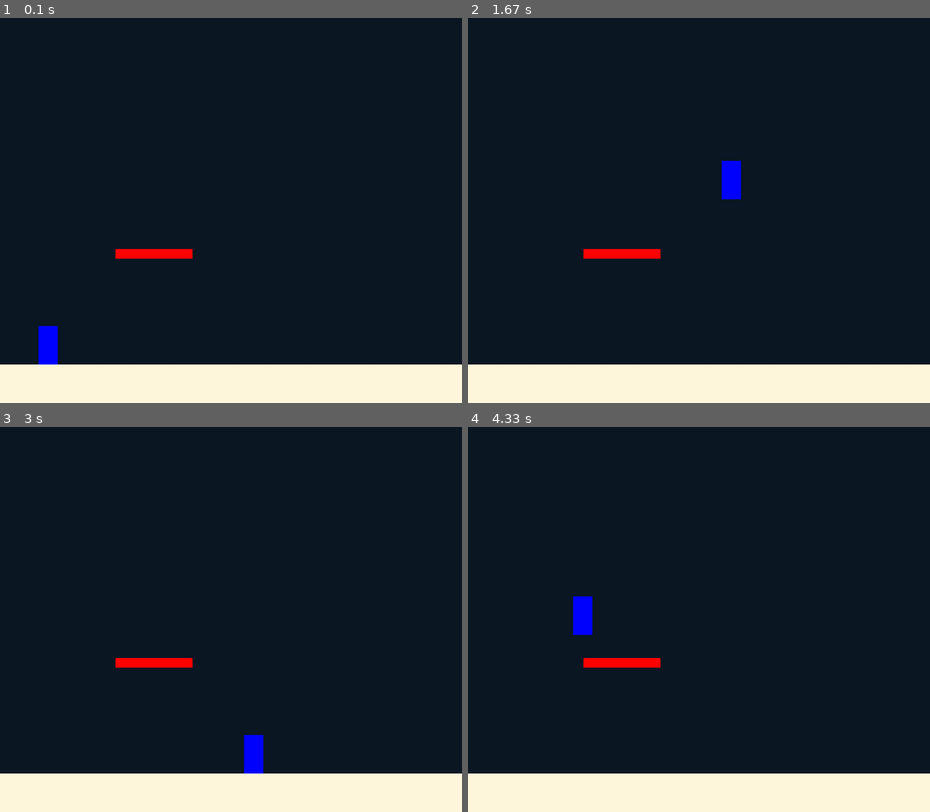
Above: before the commit, frames 1-4 (two rows, left to right).
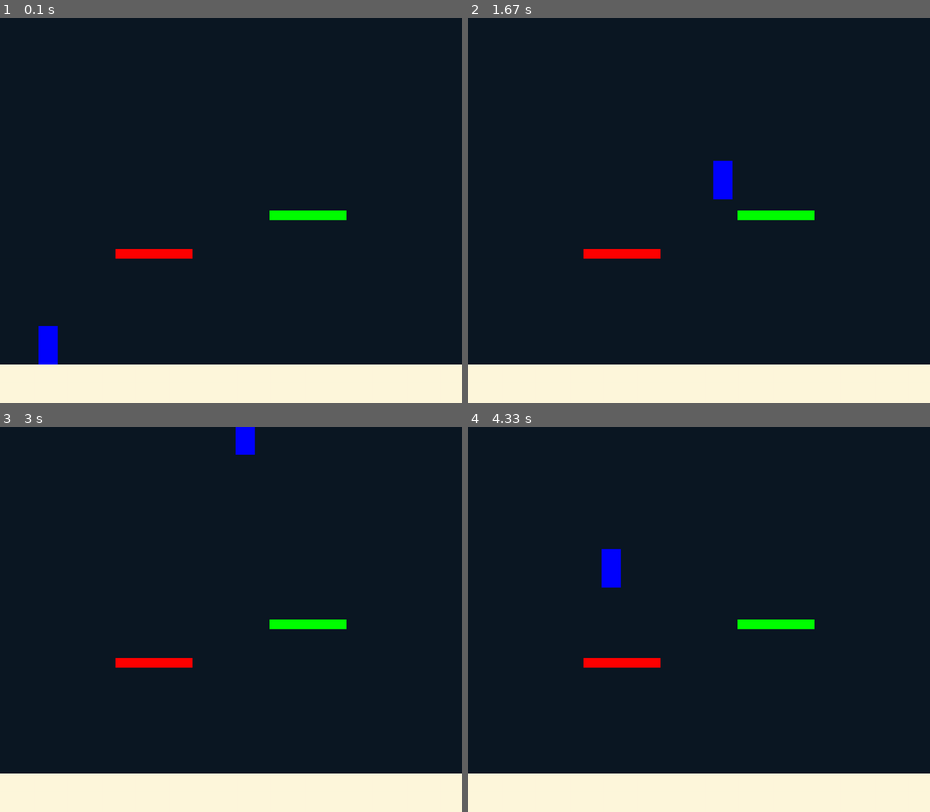
Above: after the commit, the same moments.

Repository: PANKRAV/Pygame-fun
Game: pygame game, started from scripts/main.py
The game is run twice, just before and just after one commit, with the same random seed, the same clock (stepped at 60 frames per second) and the same inputs.
Inputs:
- Up to frame 1 (0.1 s): no input
- Up to frame 2 (1.67 s): tap Space at 0.33, 1.07, 1.37 s; tap D at 0.67 s; hold Right 1-1.47 s
- Up to frame 3 (3 s): hold Right 1.83-2.3 s; tap Space at 1.9, 2.2, 2.4, 2.7, 2.97 s; hold Left 2.33-2.87 s; hold Left from 2.9 s (still down)
- Up to frame 4 (4.33 s): tap Space at 3.27, 3.73, 4.13 s; release Left at 3.3 s; tap A at 3.33 s; hold Up 3.67-4.03 s; hold Right from 4.07 s (still down)

The runs differ from the first frame. In frame 1, 0.4% of the frame differs, in the area x 58-75%, y 50-53%; in frame 2, 0.8%; in frame 3, 1.1%; in frame 4, 1.3%, in the area x 22-75%, y 31-54%.

Commit message:
made a system for solid and pass-through platfroms (solid ones are a little funky in some situations)

Diff:
--- a/scripts/main.py
+++ b/scripts/main.py
@@ -34,7 +34,8 @@
 
 
 player = sprites.Player(100, 1000 - v.ground_height - sprites.Player.height)
-platform1 = t.Platform(300, 600, 200, 25, v.RED, 0.6)
+platform1 = t.Platform(300, 600, 200, 25, v.RED, 0.6, True)
+platform2 = t.Platform(700, 500, 200, 25, v.GREEN, 0.6)
 #enemies
 
 
@@ -91,4 +92,6 @@
         player.draw(v.screen)
         platform1.update(player)
         platform1.draw(v.screen)
+        platform2.update(player)
+        platform2.draw(v.screen)
         pg.display.flip()
--- a/scripts/sprites.py
+++ b/scripts/sprites.py
@@ -6,6 +6,7 @@
 
 #user defined
 import variables as v
+import utility
 v.dt : float
 if TYPE_CHECKING:
     import terrain
@@ -223,16 +224,44 @@
 
 
 
+
+
+
     def plat_check(self):
         for plat in v.plat_data:
             plat : terrain.Platform
+
+            if plat.iframes > 0 :
+                plat.iframes -= 1
+                if plat.iframes == 0:
+                    plat.solid = True
+
+
+
             if self.uy >= 0 :
 
                 y = self.y - 20 >= plat.y - plat.height - self.height and self.y + self.height <= plat.y + 20
                 x = self.x + self.width >= plat.x and self.x <= plat.x + plat.width
-                if x and y:
+
+                if x and y :
                     self.isground = plat.num
                     return True
+
+                elif plat.solid :
+                    if utility.collision(self, plat) :
+                        self.ux = 0
+                        self.uy = 0
+                        plat.solid = False
+                        plat.iframes = v.fps / 8
+
+
+            elif plat.solid and self.uy < 0 :
+                _collision = utility.collision(self, plat)
+                if _collision:
+                    self.ux = 0
+                    self.uy = 0
+                    plat.solid = False
+                    plat.iframes = v.fps / 8 #frames
 
 
 
--- a/scripts/terrain.py
+++ b/scripts/terrain.py
@@ -9,7 +9,7 @@
 class Terrain:
     terrain_count = 0
 
-    def __init__(self, x, y, width, height, angle, color):
+    def __init__(self, x, y, width, height, angle, color, solid = False):
         self.x = x
         self.y = y
         self.width = width
@@ -32,10 +32,12 @@
 class Platform(Terrain):
     platform_count = 0
 
-    def __init__(self, x, y, width, height, color, μ):
-        super().__init__(x, y, width, height, 0, color)
+    def __init__(self, x, y, width, height, color, μ, solid = False):
+        super().__init__(x, y, width, height, 0, color, solid)
         self.num = Platform.platform_count + 1
         self.μ = μ
+        self.solid = solid
+        self.iframes = 0
 
         Platform.platform_count += 1
         v.plat_data.append(self)
@@ -61,8 +63,8 @@
 class Wall(Terrain):
     wall_count = 0
 
-    def __init__(self, x, y, width, height, color):
-        super().__init__(x, y, width, height, 90, color)
+    def __init__(self, x, y, width, height, color, solid = False):
+        super().__init__(x, y, width, height, 90, color, solid)
         self.num = Wall.wall_count + 1
 
         Wall.wall_count += 1
@@ -89,7 +91,7 @@
 class Slope(Terrain):
     slope_count = 0
 
-    def __init__(self, x, y, width, height, angle, color):
-        super().__init__(x, y, width, height, angle, color)
+    def __init__(self, x, y, width, height, angle, color, solid = False):
+        super().__init__(x, y, width, height, angle, color, solid)
 
         Slope.slope_count += 1
--- a/scripts/utility.py
+++ b/scripts/utility.py
@@ -6,12 +6,13 @@
 import math
 
 #user defined
-if TYPE_CHECKING:
+if TYPE_CHECKING or True:
     import sprites
+    import terrain as t
 
 
 
-def collision(sprite1: sprites.Sprite, sprite2: sprites.Sprite) -> bool:
+def collision(sprite1: sprites.Sprite, sprite2: sprites.Sprite|t.Terrain) -> bool:
 
 
 #SPRITE1
@@ -38,8 +39,12 @@
 
     elif isinstance(sprite2, sprites.Projectile):
         sprite2 : sprites.Projectile
+
+    elif isinstance(sprite2, t.Terrain):
+        sprite2 : t.Terrain
+
     else:
-        assert isinstance(sprite2, sprites.Sprite)
+        assert isinstance(sprite2, sprites.Sprite) or isinstance(sprite2, t.Terrain)
 #---------------->
 
 
@@ -47,10 +52,10 @@
     y = sprite1.y < sprite2.y + sprite2.height and sprite1.y + sprite1.height > sprite2.y
 
     if x and y:
-        print("true")
+
         return True
     else:
-        print("false")
+
         return False
 
 
